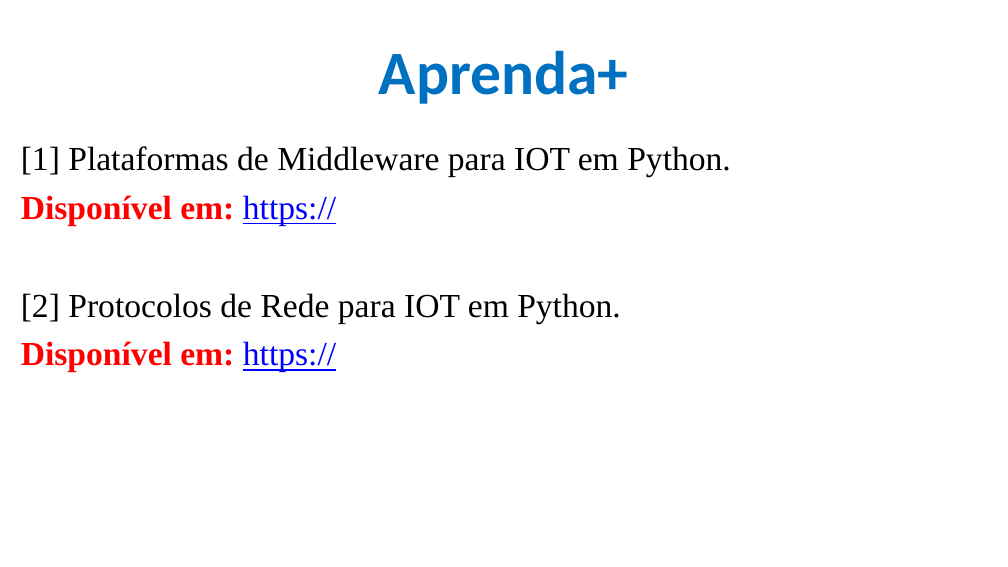
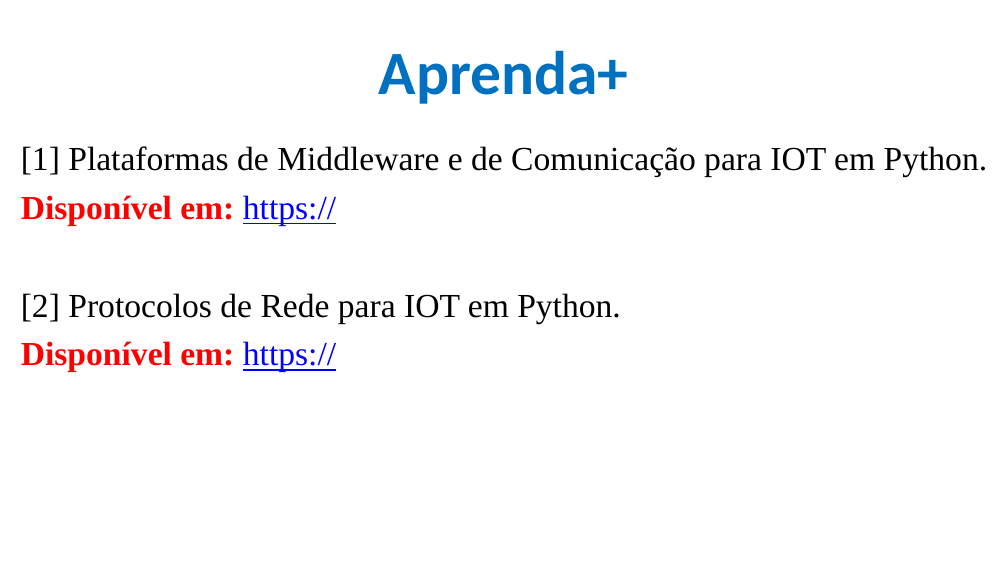
Before and after one commit to CloudEducationBrazil/WydenArea1AplicacaoCloudIndustria40Python, a slide deck: slide 8 of 01 Classes/Aula 02 - Aplicação Cloud Indústria 40 Python.pptx (slide 6 before the commit). Drawn at 1008x567 pixels with LibreOffice and Linux fonts; fonts in the diff are those of the drawing; background and template pictures are left out. Boxes give left, top, right and bottom in pixels: in the first picture for what was removed or moved away, otherwise in the second. Text is boxed around its words. In the diff, an @@ line names an element or a change of style, - is before the commit and + after.

Commit message:
aula 02 Python IoT 12032023

```diff
--- a/01 Classes/Aula 02 - Aplicação Cloud Indústria 40 Python.pptx
+++ b/01 Classes/Aula 02 - Aplicação Cloud Indústria 40 Python.pptx
@@ text at (21, 146, 988, 177): text changed @@
-[1] Plataformas de Middleware para IOT em Python.
+[1] Plataformas de Middleware e de Comunicação para IOT em Python.
```
Also in this commit, not shown: 5 other slides changed, 2 slides added.
